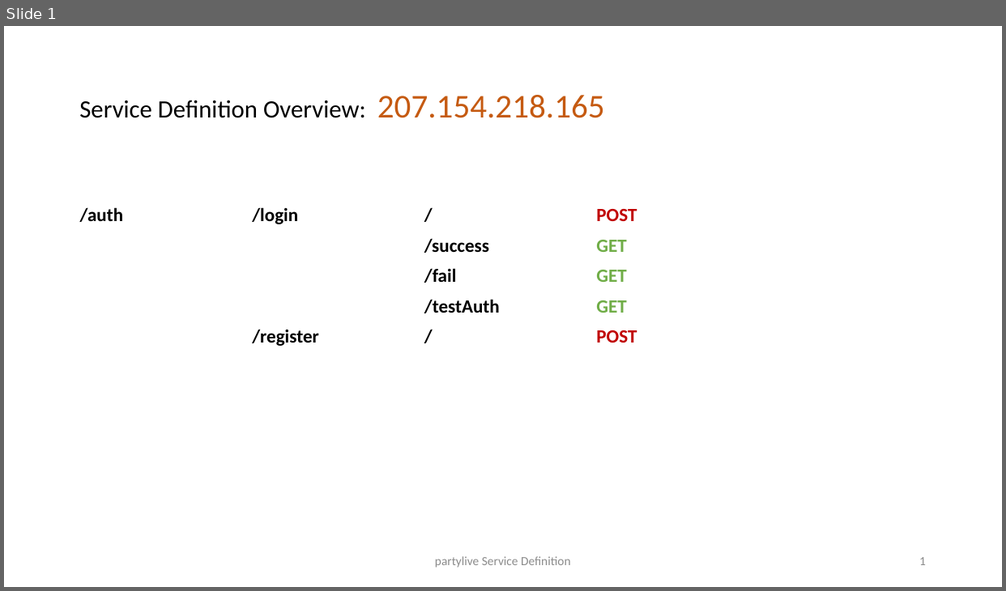
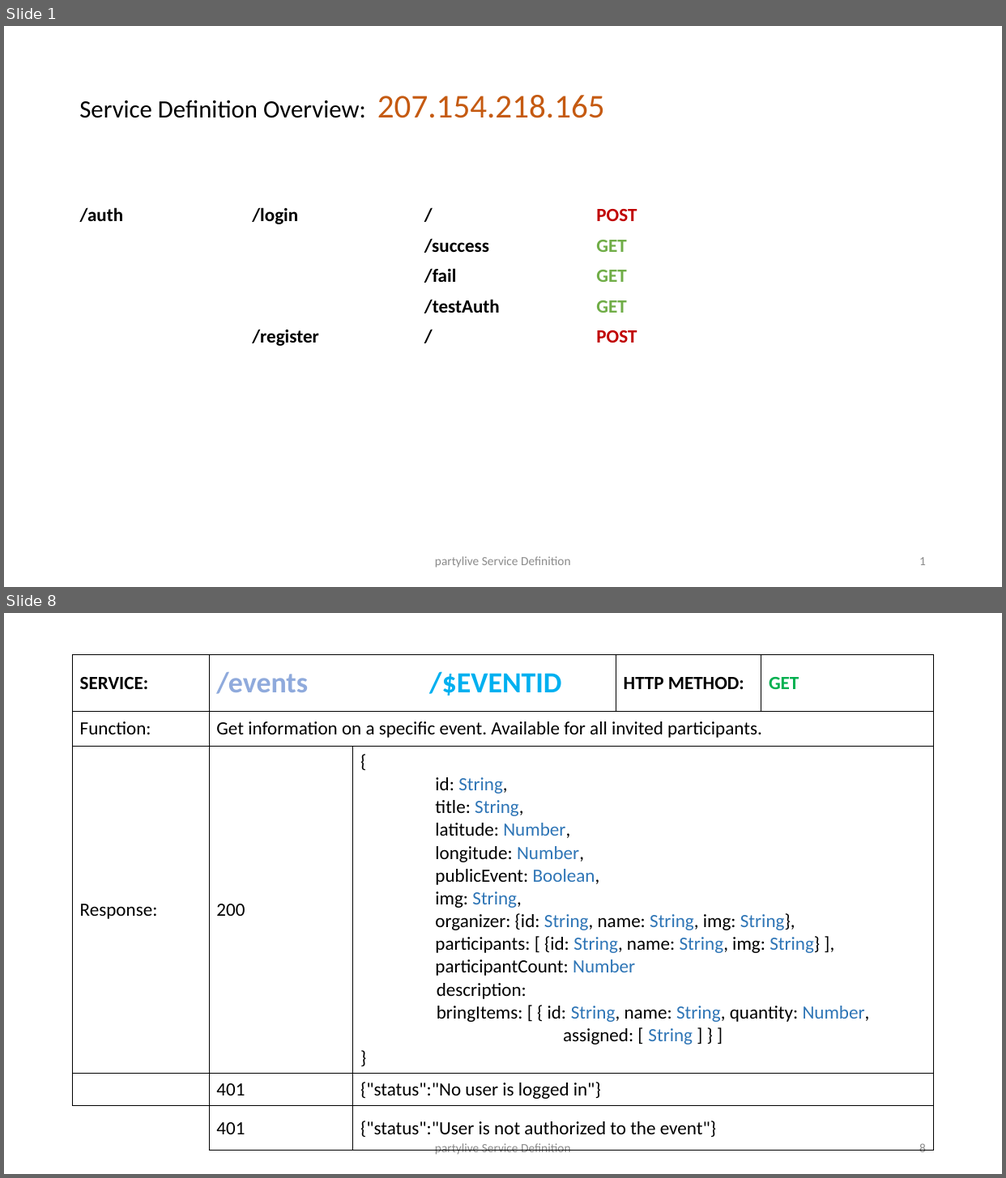
Before and after one commit to mschlechtinger/partylive, a slide deck: Service Definition.pptx. Shown one above the other, each under a label of ours: slide 1 before the commit, slides 1 and 8 after it; the slides between them are not shown. The pictures are 1006x591 and 1006x1178 pixels, drawn with LibreOffice and Linux fonts; fonts in the diff are those of the drawing. Boxes give left, top, right and bottom in pixels: in the first picture for what was removed or moved away, otherwise in the second. Text is boxed around its words. In the diff, an @@ line names an element or a change of style, - is before the commit and + after.

Commit message:
add event services and model

```diff
--- a/Service Definition.pptx
+++ b/Service Definition.pptx
@@ slide 8 added at box(4, 613, 1002, 1174), background #FFFFFF @@
@@ table added at box(72, 654, 933, 1145), 5 rows, 6 columns @@
+SERVICE: | /events |  | /$EVENTID | HTTP METHOD: | GET
+Function: | Get information on a specific event. Available for all invited participants. |  |  |  | 
+Response: | 200 | { / id: String, / title: String, / latitude: Number, / longitude: Number, / publicEvent: Boolean, / img: String, / organizer: {id: String, name: String, img: String}, / participants: [ {id: String, name: String, img: String} ], / participantCount: Number / description: / bringItems: [ { id: String, name: String, quantity: Number, / assigned: [ String ] } ] / } |  |  | 
+ | 401 | {"status":"No user is logged in"} |  |  | 
+ | 401 | {"status":"User is not authorized to the event"} |  |  | 
@@ text added at box(435, 1144, 570, 1155), 12 pt, text #8C8C8C @@
+partylive Service Definition
@@ page number added at box(919, 1144, 926, 1152), 12 pt, text #8C8C8C @@
+8
```
Also in this commit, not shown: 3 slides changed, 4 other slides added, 6 other files.
